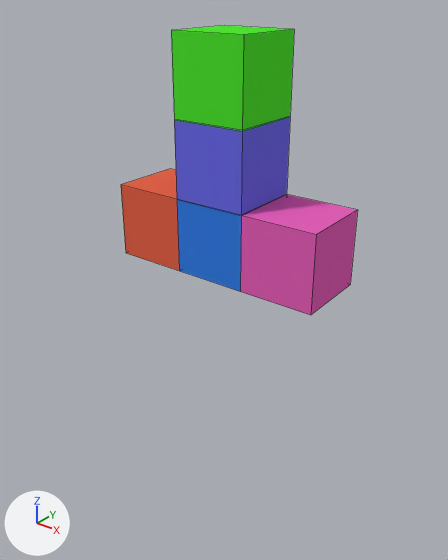
One commit to the Blender file Assets/Resources/puzzle1.blend: the scene before it, then after it.
Before and after are seen from a 50 mm lens placed at (2.54, -3.22, 1.89), pointed at (0.05, -0.12, -0.04). The lights are fixed; the arrows at lower left show +X, +Y and +Z. Mesh edges are drawn as thin lines.

The scene before the commit, as lines of its bpy script (objects in view):
```python
ob_cube = bpy.data.objects.new('Cube', me_cube)
ob_cube.location = (-0.471, -0.053, 0.295)
ob_cube.rotation_euler = (0.0, 0.0, 0.027)  # degrees (0, 0, 1.5)
ob_cube.scale = (0.265, 0.265, 0.265)
ob_cube_001 = bpy.data.objects.new('Cube.001', me_cube_001)
ob_cube_001.location = (0.06, -0.039, 0.295)
ob_cube_001.rotation_euler = (0.0, 0.0, 0.027)  # degrees (0, 0, 1.5)
ob_cube_001.scale = (0.265, 0.265, 0.265)
ob_cube_002 = bpy.data.objects.new('Cube.002', me_cube_002)
ob_cube_002.location = (0.591, -0.024, 0.295)
ob_cube_002.rotation_euler = (0.0, 0.0, 0.027)  # degrees (0, 0, 1.5)
ob_cube_002.scale = (0.265, 0.265, 0.265)
ob_cube_003 = bpy.data.objects.new('Cube.003', me_cube_003)
ob_cube_003.location = (0.06, -0.039, 0.822)
ob_cube_003.rotation_euler = (0.0, 0.0, 0.027)  # degrees (0, 0, 1.5)
ob_cube_003.scale = (0.265, 0.265, 0.265)
ob_cube_004 = bpy.data.objects.new('Cube.004', me_cube_004)
ob_cube_004.location = (0.06, -0.039, 1.346)
ob_cube_004.rotation_euler = (0.0, 0.0, 0.027)  # degrees (0, 0, 1.5)
ob_cube_004.scale = (0.265, 0.265, 0.265)
```
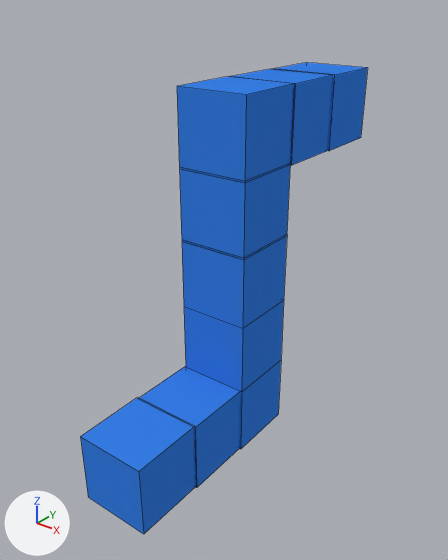
The change, as a list of edits to the scene's bpy script:
```text
Change mat_material_002:
    mat_material_002.base_color: (0.8, 0.118, 0.491) -> (0.0387, 0.214, 0.8)  # pink #e760ba -> blue #377fe7
Change mat_material_003:
    mat_material_003.base_color: (0.154, 0.149, 0.8) -> (0.0387, 0.214, 0.8)  # blue #6d6ce7 -> blue #377fe7
Change mat_material_004:
    mat_material_004.base_color: (0.0783, 0.8, 0.0322) -> (0.0387, 0.214, 0.8)  # green #4fe732 -> blue #377fe7
Add mat_material_000:
    mat_material_000 = diffuse_material('Material.000')
    mat_material_000.base_color = (0.0387, 0.214, 0.8)  # blue #377fe7
Add mat_material_008:
    mat_material_008 = diffuse_material('Material.008')
    mat_material_008.base_color = (0.0387, 0.214, 0.8)  # blue #377fe7
Add mat_material_007:
    mat_material_007 = diffuse_material('Material.007')
    mat_material_007.base_color = (0.0387, 0.214, 0.8)  # blue #377fe7
Add mat_material_006:
    mat_material_006 = diffuse_material('Material.006')
    mat_material_006.base_color = (0.0387, 0.214, 0.8)  # blue #377fe7
Add mat_material_005:
    mat_material_005 = diffuse_material('Material.005')
    mat_material_005.base_color = (0.0387, 0.214, 0.8)  # blue #377fe7
Change me_cube:
    where me_cube.from_pydata(...)  # 8 vertices, 6 faces; spans x -1.0..1.0, y -1.0..1.0, z -1.0..1.0
    remove me_cube.materials.append(mat_material)  # red #e76449
    add me_cube.materials.append(mat_material_000)  # blue #377fe7
Add me_cube_008:
    me_cube_008.from_pydata(...)  # a box spanning x -1.0..1.0, y -1.0..1.0, z -1.0..1.0
    me_cube_008.materials.append(mat_material_008)  # blue #377fe7
Add me_cube_007:
    me_cube_007.from_pydata(...)  # a box spanning x -1.0..1.0, y -1.0..1.0, z -1.0..1.0
    me_cube_007.materials.append(mat_material_007)  # blue #377fe7
Add me_cube_006:
    me_cube_006.from_pydata(...)  # a box spanning x -1.0..1.0, y -1.0..1.0, z -1.0..1.0
    me_cube_006.materials.append(mat_material_006)  # blue #377fe7
Add me_cube_005:
    me_cube_005.from_pydata(...)  # a box spanning x -1.0..1.0, y -1.0..1.0, z -1.0..1.0
    me_cube_005.materials.append(mat_material_005)  # blue #377fe7
Change ob_cube:
    ob_cube.location: (-0.471, -0.053, 0.295) -> (0.048, 0.009, 0.5)
Change ob_cube_001:
    ob_cube_001.location: (0.06, -0.039, 0.295) -> (0.048, 0.009, -0.014)
Change ob_cube_002:
    ob_cube_002.location: (0.591, -0.024, 0.295) -> (0.048, 0.009, 1.019)
Change ob_cube_003:
    ob_cube_003.location: (0.06, -0.039, 0.822) -> (0.048, 0.009, -0.545)
Change ob_cube_004:
    ob_cube_004.location: (0.06, -0.039, 1.346) -> (0.048, 0.009, -1.077)
Add ob_cube_008:
    ob_cube_008 = bpy.data.objects.new('Cube.008', me_cube_008)
    ob_cube_008.location = (0.048, -1.025, -1.077)
    ob_cube_008.rotation_euler = (0.0, 0.0, 0.027)  # degrees (0, 0, 1.5)
    ob_cube_008.scale = (0.265, 0.265, 0.265)
Add ob_cube_007:
    ob_cube_007 = bpy.data.objects.new('Cube.007', me_cube_007)
    ob_cube_007.location = (0.048, -0.503, -1.077)
    ob_cube_007.rotation_euler = (0.0, 0.0, 0.027)  # degrees (0, 0, 1.5)
    ob_cube_007.scale = (0.265, 0.265, 0.265)
Add ob_cube_006:
    ob_cube_006 = bpy.data.objects.new('Cube.006', me_cube_006)
    ob_cube_006.location = (0.048, 1.026, 1.019)
    ob_cube_006.rotation_euler = (0.0, 0.0, 0.027)  # degrees (0, 0, 1.5)
    ob_cube_006.scale = (0.265, 0.265, 0.265)
Add ob_cube_005:
    ob_cube_005 = bpy.data.objects.new('Cube.005', me_cube_005)
    ob_cube_005.location = (0.048, 0.528, 1.019)
    ob_cube_005.rotation_euler = (0.0, 0.0, 0.027)  # degrees (0, 0, 1.5)
    ob_cube_005.scale = (0.265, 0.265, 0.265)
```

Pixel boxes (x1, y1, x2, y2) of what changed, in the pictures (448 x 560 px):
'Cube.002', recoloured, moved
    before: (240, 194, 358, 315)
    after: (177, 76, 293, 183)
'Cube.003', recoloured, moved
    before: (174, 116, 290, 215)
    after: (184, 300, 284, 392)
'Cube.004', recoloured, moved
    before: (171, 26, 294, 132)
    after: (239, 360, 281, 449)
'Cube', recoloured, moved
    before: (121, 169, 179, 271)
    after: (179, 164, 290, 260)
'Cube.008', added (blue)
    after: (80, 398, 195, 534)
'Cube.001', moved
    before: (177, 199, 259, 291)
    after: (182, 235, 287, 329)
'Cube.007', added (blue)
    after: (138, 366, 240, 488)
'Cube.005', added (blue)
    after: (230, 69, 333, 165)
'Cube.006', added (blue)
    after: (275, 62, 368, 151)
